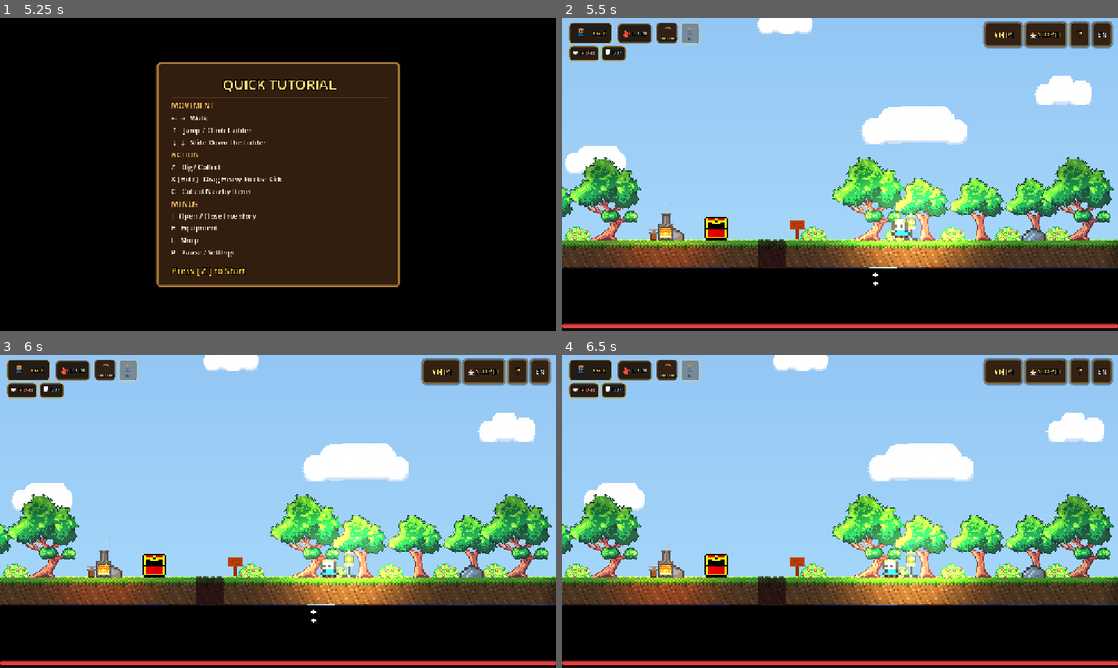
Above: before the commit, frames 1-4 (two rows, left to right).
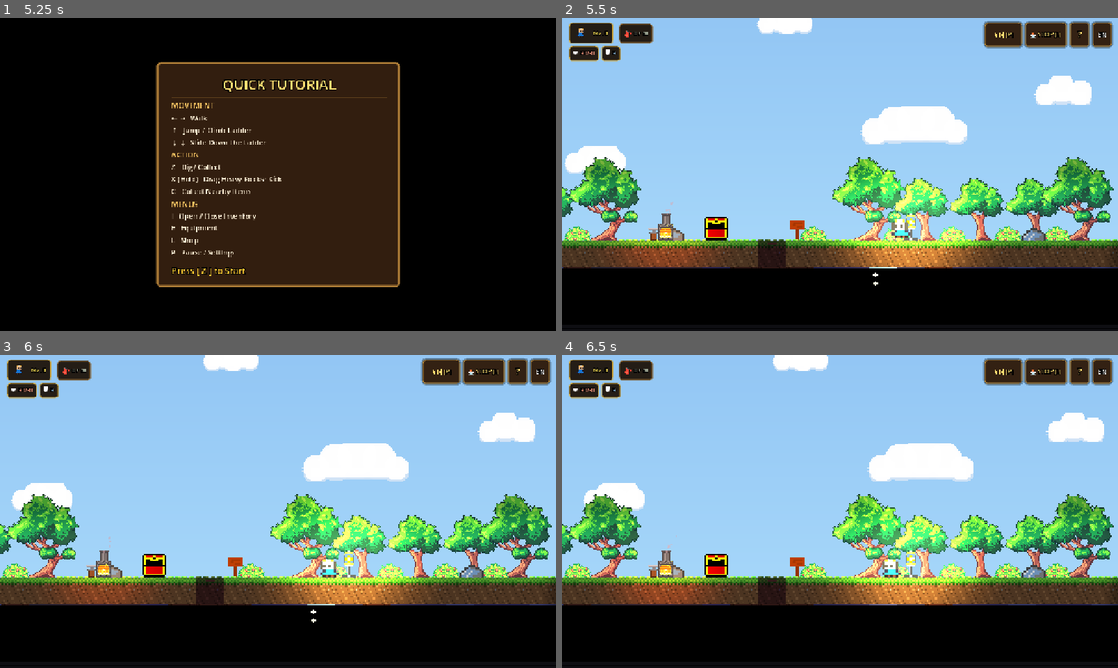
Above: after the commit, the same moments.

Repository: abdalazard/deepstone
Game: Godot game, scene res://scenes/ui/title_screen.tscn
The game is run twice, just before and just after one commit, with the same random seed, the same clock (stepped at 60 frames per second) and the same inputs. Video files are missing from this copy of the repository; at most half a second of black plays in their place.
Inputs (mouse positions are in pixels of both pictures, inside the frame that each line leads up to):
- Up to frame 1 (5.25 s): click "⏸️ [P]" at 0.5 s; click "🏪 SHOP [L]" at 1.25 s; click "?" at 2 s; click "EN" at 2.75 s; tap Enter at 3.5, 5 s; move the mouse to (400, 158) at 3.52 s; hold Right (ui_right) 3.53-4.25 s; tap C (action_collect) at 3.6 s; click (400, 158) at 3.67 s; tap Space at 3.77, 4.25 s; tap Shift (action_cycle_slot) at 3.8 s; drag from (166, 190) to (350, 230) at 4.27 s; move the mouse to (333, 105) at 5.02 s; hold Left (ui_left) from 5.03 s (still down); hold X (action_drag) from 5.03 s (still down); click (333, 105) at 5.17 s
- Up to frame 2 (5.5 s): keep holding Left (ui_left); keep holding X (action_drag); tap Z (action_mine) at 5.3 s
- Up to frame 3 (6 s): release Left (ui_left) at 5.75 s; release X (action_drag) at 5.75 s; drag from (250, 574) to (544, 617) at 5.77 s
- Up to frame 4 (6.5 s): no input

Frame 1 is identical in both runs. In frame 2, 2.3% of the frame differs, in the area x 0-100%, y 1-100%; in frame 3, 2.3%; in frame 4, 2.3%.
Error after the commit: Parse Error: Cannot infer the type of "is_click" variable because the value doesn't have a set type. (res://scripts/hud.gd:1787)

Commit message:
feat: controles mobile Z/X/C + touch em menus e hotbar
mobile_controls.gd:
- Remove << >> (slots agora via tap direto no hotbar)
- Z = Pick (action_mine, pulse)
- X = Kick/Interagir (action_drag, hold)
- C = Coletar (action_collect, pulse)
- PULO e DWN mantidos

hud.gd:
- Slots do hotbar: tap dispara slot_N
- Config de atalhos: tap seleciona slot e item (antes só mouse)
- _on_slot_gui_input: aceita InputEventScreenTouch além de mouse

main.gd:
- teleport_to_biome: corrige busca do player (usa @onready var player)

Co-Authored-By: Claude Sonnet 4.6 <noreply@anthropic.com>
Claude-Session: https://claude.ai/code/session_016kZTP7318D55Wi7iKAF7A7

Diff:
--- a/scripts/hud.gd
+++ b/scripts/hud.gd
@@ -1784,7 +1784,9 @@
 		vbox.add_child(num_label)
 
 		panel.gui_input.connect(func(event):
-			if event is InputEventMouseButton and event.button_index == MOUSE_BUTTON_LEFT and event.pressed:
+			var is_click := event is InputEventMouseButton and event.button_index == MOUSE_BUTTON_LEFT and event.pressed
+			var is_tap   := event is InputEventScreenTouch and event.pressed
+			if is_click or is_tap:
 				selected_config_slot = i
 				_refresh_inventory_hotbar_setup()
 				if is_instance_valid(hotbar_setup_hint):
@@ -2243,6 +2245,15 @@
 		var slot = _create_slot_panel(def, true)
 		hotbar.add_child(slot)
 		slots.append(slot)
+		# Touch: tap seleciona slot; long-press abre config de atalho
+		var slot_idx := i
+		slot.gui_input.connect(func(event: InputEvent):
+			if event is InputEventScreenTouch and event.pressed:
+				Input.action_press("slot_%d" % (slot_idx + 1))
+				get_tree().create_timer(0.05).timeout.connect(func():
+					Input.action_release("slot_%d" % (slot_idx + 1))
+				)
+		)
 
 func setup_chest_grid() -> void:
 	chest_slots.clear()
@@ -2408,20 +2419,20 @@
 	return card
 
 func _on_slot_gui_input(event: InputEvent, idx: int) -> void:
-	if event is InputEventMouseButton:
-		if event.button_index == MOUSE_BUTTON_LEFT:
-			if event.pressed:
-				if idx >= 0 and idx < chest_items_def.size():
-					var def = chest_items_def[idx]
-					var item_k = def.get("key", "")
-					var inv = _get_inv()
-					if item_k != "" and selected_config_slot >= 0 and inv \
-							and "hotbar_slots" in inv and selected_config_slot < inv.hotbar_slots.size():
-						inv.set_hotbar_slot(selected_config_slot, item_k)
-						update_ui()
-						_refresh_inventory_hotbar_setup()
-						show_toast(tr("Atalho %d: %s") % [selected_config_slot + 1, tr(def.get("name", item_k))], item_k)
-						selected_config_slot = -1
+	var is_click := event is InputEventMouseButton and event.button_index == MOUSE_BUTTON_LEFT and event.pressed
+	var is_tap   := event is InputEventScreenTouch and event.pressed
+	if is_click or is_tap:
+		if idx >= 0 and idx < chest_items_def.size():
+			var def = chest_items_def[idx]
+			var item_k = def.get("key", "")
+			var inv = _get_inv()
+			if item_k != "" and selected_config_slot >= 0 and inv \
+					and "hotbar_slots" in inv and selected_config_slot < inv.hotbar_slots.size():
+				inv.set_hotbar_slot(selected_config_slot, item_k)
+				update_ui()
+				_refresh_inventory_hotbar_setup()
+				show_toast(tr("Atalho %d: %s") % [selected_config_slot + 1, tr(def.get("name", item_k))], item_k)
+				selected_config_slot = -1
 				select_slot(idx)
 				drag_start_idx = idx
 			else:
--- a/scripts/main.gd
+++ b/scripts/main.gd
@@ -812,9 +812,9 @@
 		# Fallback: primeira linha do bioma ao centro
 		target_pos = Vector2(15 * TILE + 16.0, start_row * TILE + ORIGIN_Y + 64.0)
 
-	var player := get_tree().root.get_node_or_null("Player")
-	if not player:
-		player = get_tree().current_scene.get_node_or_null("Player")
-	if player:
+	# player é filho direto de Main ($Player)
+	if is_instance_valid(player):
 		player.position = target_pos
-		get_node_or_null("Camera2D").position = target_pos if get_node_or_null("Camera2D") else Vector2.ZERO
+		var cam = get_node_or_null("Camera2D")
+		if cam:
+			cam.global_position = target_pos
--- a/scripts/mobile_controls.gd
+++ b/scripts/mobile_controls.gd
@@ -1,27 +1,20 @@
 extends CanvasLayer
 
-# ── Mobile Controls (reescrito) ────────────────────────────────────────────
-# Usa Button nodes reais → Godot resolve automaticamente a transformação
-# de coordenadas touch/stretch/viewport.
-# Joystick usa _gui_input em um Panel (também resolve coordenadas).
-# Emoji substituídos por texto ASCII (Godot web não inclui fonte emoji).
-# ──────────────────────────────────────────────────────────────────────────
-
-const JOY_RADIUS    := 70.0
-const JOY_KNOB_R    := 26.0
-const DEADZONE      := 18.0
-
-# ── Estado do joystick ──
-var _joy_panel    : Panel          # área de toque do joystick
-var _joy_draw     : Node2D         # nó filho para desenhar o joystick
-var _joy_origin   : Vector2        # onde o dedo pousou
+# ─────────────── Mobile Controls ───────────────────────────────────────────
+# Joystick flutuante + botões Z/X/C + DWN + PULO
+# Slots do hotbar são tratados diretamente no hud.gd via touch
+# ───────────────────────────────────────────────────────────────────────────
+
+const JOY_RADIUS  := 70.0
+const JOY_KNOB_R  := 26.0
+const DEADZONE    := 18.0
+
+var _joy_panel    : Panel
+var _joy_draw     : Node2D
+var _joy_origin   : Vector2
 var _joy_active   : bool = false
-var _joy_knob_pos : Vector2        # posição atual do knob (local ao panel)
-
-# ── Ações atualmente pressionadas por este script ──
+var _joy_knob_pos : Vector2
 var _pressed      : Dictionary = {}
-
-# ─────────────────────────── INIT ──────────────────────────────────────────
 
 func _ready() -> void:
 	if not _should_show():
@@ -44,7 +37,6 @@
 # ─────────────────────────── BUILD ─────────────────────────────────────────
 
 func _build_ui() -> void:
-	# Raiz Control que preenche a viewport inteira
 	var root := Control.new()
 	root.set_anchors_preset(Control.PRESET_FULL_RECT)
 	root.mouse_filter = Control.MOUSE_FILTER_IGNORE
@@ -53,16 +45,15 @@
 	var vw := 1280.0
 	var vh := 720.0
 
-	# ── Painel do joystick (metade esquerda da tela) ──────────────────────
+	# ── Joystick panel (esquerda inferior, 40% × 55%) ──────────────────────
 	var joy_panel := Panel.new()
 	joy_panel.position = Vector2(0, vh * 0.45)
-	joy_panel.size = Vector2(vw * 0.40, vh * 0.55)
-	joy_panel.self_modulate = Color(1, 1, 1, 0.0)  # invisível mas recebe input
+	joy_panel.size     = Vector2(vw * 0.40, vh * 0.55)
+	joy_panel.self_modulate = Color(1, 1, 1, 0.0)
 	joy_panel.gui_input.connect(_on_joy_gui_input)
 	root.add_child(joy_panel)
 	_joy_panel = joy_panel
 
-	# Nó de desenho do joystick (filho do panel)
 	var jdraw := Node2D.new()
 	jdraw.draw.connect(_draw_joystick)
 	joy_panel.add_child(jdraw)
@@ -70,7 +61,7 @@
 	_joy_origin   = joy_panel.size * 0.5
 	_joy_knob_pos = _joy_origin
 
-	# Hint visual estático (anel base)
+	# Anel-guia transparente
 	var hint := ColorRect.new()
 	var hr := JOY_RADIUS
 	hint.size     = Vector2(hr * 2, hr * 2)
@@ -79,35 +70,29 @@
 	hint.mouse_filter = Control.MOUSE_FILTER_IGNORE
 	joy_panel.add_child(hint)
 
-	# ── Botão DOWN separado (escada para baixo) ───────────────────────────
+	# ── Botão DWN (abaixar/agachar) ────────────────────────────────────────
 	var joy_cx := vw * 0.12
 	var joy_cy := vh * 0.72 + JOY_RADIUS + 28.0
-	_add_hold_btn(root, "DWN", Vector2(joy_cx, joy_cy), 48.0,
-		"ui_down", Color(0.5, 0.5, 0.5, 0.55))
-
-	# ── Botões de ação (canto inferior direito) ───────────────────────────
+	_add_hold_btn(root, "DWN", Vector2(joy_cx, joy_cy), 48.0, "ui_down",
+		Color(0.5, 0.5, 0.5, 0.55))
+
+	# ── Botão PULO ──────────────────────────────────────────────────────────
 	var bx := vw * 0.865
 	var by := vh * 0.68
-
-	# Pulo — grande, acima dos outros
-	_add_pulse_btn(root, "PULO", Vector2(bx, by - 80.0), 76.0,
-		"ui_up", Color(0.3, 0.55, 1.0, 0.75))
-
-	# Mine — esquerda do cluster
-	_add_pulse_btn(root, "MIN", Vector2(bx - 76.0, by), 62.0,
-		"action_mine", Color(0.9, 0.6, 0.1, 0.78))
-
-	# Coletar — direita do cluster
-	_add_pulse_btn(root, "COL", Vector2(bx + 76.0, by), 62.0,
-		"action_collect", Color(0.25, 0.75, 0.35, 0.78))
-
-	# Arrastar/chute — centro baixo
-	_add_hold_btn(root, "ARR", Vector2(bx, by + 14.0), 62.0,
-		"action_drag", Color(0.75, 0.3, 0.3, 0.75))
-
-	# ── Slot prev / next (próximos ao hotbar no topo) ─────────────────────
-	_add_slot_btn(root, "<<", Vector2(vw * 0.395, 30.0), 44.0, -1)
-	_add_slot_btn(root, ">>", Vector2(vw * 0.605, 30.0), 44.0,  1)
+	_add_pulse_btn(root, "PULO", Vector2(bx, by - 90.0), 80.0, "ui_up",
+		Color(0.3, 0.55, 1.0, 0.75))
+
+	# ── Z = Pick (action_mine) ──────────────────────────────────────────────
+	_add_pulse_btn(root, "Z\nPick", Vector2(bx - 85.0, by + 10.0), 66.0, "action_mine",
+		Color(0.9, 0.6, 0.1, 0.78))
+
+	# ── X = Interagir/Chutar (action_drag) ─────────────────────────────────
+	_add_hold_btn(root, "X\nKick", Vector2(bx + 85.0, by + 10.0), 66.0, "action_drag",
+		Color(0.75, 0.3, 0.3, 0.75))
+
+	# ── C = Coletar (action_collect) ────────────────────────────────────────
+	_add_pulse_btn(root, "C\nCol", Vector2(bx, by + 10.0), 66.0, "action_collect",
+		Color(0.25, 0.75, 0.35, 0.78))
 
 # ─────────────────────────── JOYSTICK ──────────────────────────────────────
 
@@ -126,7 +111,7 @@
 			_release_joy()
 	elif event is InputEventScreenDrag and _joy_active:
 		var delta: Vector2 = event.position - _joy_origin
-		var dist: float = delta.length()
+		var dist: float    = delta.length()
 		if dist > JOY_RADIUS:
 			delta = delta.normalized() * JOY_RADIUS
 		_joy_knob_pos = _joy_origin + delta
@@ -134,88 +119,74 @@
 		_update_joy(delta)
 
 func _draw_joystick() -> void:
-	# Base ring
-	_joy_draw.draw_circle(_joy_origin, JOY_RADIUS,      Color(1, 1, 1, 0.14))
-	_joy_draw.draw_arc(_joy_origin, JOY_RADIUS, 0.0, TAU, 48, Color(0.8, 0.8, 0.8, 0.35), 2.0)
-	# Knob
+	_joy_draw.draw_circle(_joy_origin, JOY_RADIUS, Color(1, 1, 1, 0.14))
+	_joy_draw.draw_arc(_joy_origin, JOY_RADIUS, 0.0, TAU, 48,
+		Color(0.8, 0.8, 0.8, 0.35), 2.0)
 	var kc := Color(1, 1, 1, 0.55) if _joy_active else Color(0.7, 0.7, 0.7, 0.25)
 	_joy_draw.draw_circle(_joy_knob_pos, JOY_KNOB_R, kc)
 
 func _update_joy(delta: Vector2) -> void:
 	if delta.x < -DEADZONE:
-		_set_action("ui_left",  true);  _set_action("ui_right", false)
+		_set_action("ui_left", true);  _set_action("ui_right", false)
 	elif delta.x > DEADZONE:
-		_set_action("ui_right", true);  _set_action("ui_left",  false)
+		_set_action("ui_right", true); _set_action("ui_left", false)
 	else:
-		_set_action("ui_left",  false); _set_action("ui_right", false)
+		_set_action("ui_left", false); _set_action("ui_right", false)
 
 	if delta.y < -DEADZONE:
-		_set_action("ui_up",   true);  _set_action("ui_down", false)
+		_set_action("ui_up", true);   _set_action("ui_down", false)
 	elif delta.y > DEADZONE:
-		_set_action("ui_down", true);  _set_action("ui_up",   false)
+		_set_action("ui_down", true); _set_action("ui_up", false)
 	else:
-		_set_action("ui_up",   false); _set_action("ui_down", false)
+		_set_action("ui_up", false);  _set_action("ui_down", false)
 
 func _release_joy() -> void:
 	for a in ["ui_left", "ui_right", "ui_up", "ui_down"]:
 		_set_action(a, false)
 
-# ─────────────────────────── BUTTON HELPERS ────────────────────────────────
-
-# Botão que libera ao soltar (hold enquanto pressionado)
-func _add_hold_btn(parent: Control, label: String, center: Vector2,
-		size: float, action: String, color: Color) -> void:
+# ─────────────────────────── BOTÕES ────────────────────────────────────────
+
+func _add_hold_btn(parent, label, center, size, action, color) -> void:
 	var btn := _make_btn(parent, label, center, size, color)
 	btn.button_down.connect(func(): _set_action(action, true))
 	btn.button_up.connect(func():   _set_action(action, false))
 
-# Botão que dispara um pulso (just_pressed equivalent — 2 frames ligado)
-func _add_pulse_btn(parent: Control, label: String, center: Vector2,
-		size: float, action: String, color: Color) -> void:
+func _add_pulse_btn(parent, label, center, size, action, color) -> void:
 	var btn := _make_btn(parent, label, center, size, color)
 	btn.button_down.connect(func(): _pulse(action))
 
-# Botão de slot (prev/next)
-func _add_slot_btn(parent: Control, label: String, center: Vector2,
-		size: float, dir: int) -> void:
-	var btn := _make_btn(parent, label, center, size, Color(0.4, 0.4, 0.4, 0.6))
-	btn.button_down.connect(func(): _cycle_slot(dir))
-
-func _make_btn(parent: Control, label: String, center: Vector2,
-		size: float, color: Color) -> Button:
+func _make_btn(parent, label, center, size, color) -> Button:
 	var btn := Button.new()
 	btn.text = label
 	btn.size = Vector2(size, size)
 	btn.position = center - Vector2(size * 0.5, size * 0.5)
 
-	# Estilo flat com fundo colorido
 	var sn := StyleBoxFlat.new()
 	sn.bg_color = color
-	sn.corner_radius_top_left     = int(size * 0.4)
-	sn.corner_radius_top_right    = int(size * 0.4)
-	sn.corner_radius_bottom_left  = int(size * 0.4)
-	sn.corner_radius_bottom_right = int(size * 0.4)
+	sn.corner_radius_top_left    = int(size * 0.4)
+	sn.corner_radius_top_right   = int(size * 0.4)
+	sn.corner_radius_bottom_left = int(size * 0.4)
+	sn.corner_radius_bottom_right= int(size * 0.4)
 	var sp := sn.duplicate() as StyleBoxFlat
 	sp.bg_color = color.lightened(0.25)
 
-	btn.add_theme_stylebox_override("normal",   sn)
-	btn.add_theme_stylebox_override("hover",    sn)
-	btn.add_theme_stylebox_override("pressed",  sp)
-	btn.add_theme_stylebox_override("focus",    sn)
-	btn.add_theme_font_size_override("font_size", int(size * 0.28))
+	btn.add_theme_stylebox_override("normal",  sn)
+	btn.add_theme_stylebox_override("hover",   sn)
+	btn.add_theme_stylebox_override("pressed", sp)
+	btn.add_theme_stylebox_override("focus",   sn)
+	btn.add_theme_font_size_override("font_size", int(size * 0.24))
 	btn.add_theme_color_override("font_color",         Color(1, 1, 1, 1))
 	btn.add_theme_color_override("font_pressed_color", Color(1, 1, 1, 1))
 
 	parent.add_child(btn)
 	return btn
 
-# ─────────────────────────── ACTION ────────────────────────────────────────
+# ─────────────────────────── HELPERS ───────────────────────────────────────
 
 func _pulse(action: String) -> void:
 	if not InputMap.has_action(action): return
 	Input.action_press(action)
 	_pressed[action] = true
-	# Libera após 2 frames (suficiente para is_action_just_pressed detectar)
 	get_tree().create_timer(0.05).timeout.connect(func():
 		if _pressed.get(action, false):
 			Input.action_release(action)
@@ -232,13 +203,3 @@
 		if _pressed.get(action, false):
 			Input.action_release(action)
 			_pressed[action] = false
-
-func _cycle_slot(dir: int) -> void:
-	var inv := get_tree().root.get_node_or_null("Inventory")
-	if inv and inv.has_method("get_active_slot_index"):
-		var cur  : int = inv.get_active_slot_index()
-		var next : int = wrapi(cur + dir, 0, 5)
-		var act  := "slot_%d" % (next + 1)
-		_pulse(act)
-	else:
-		_pulse("action_cycle_slot")
